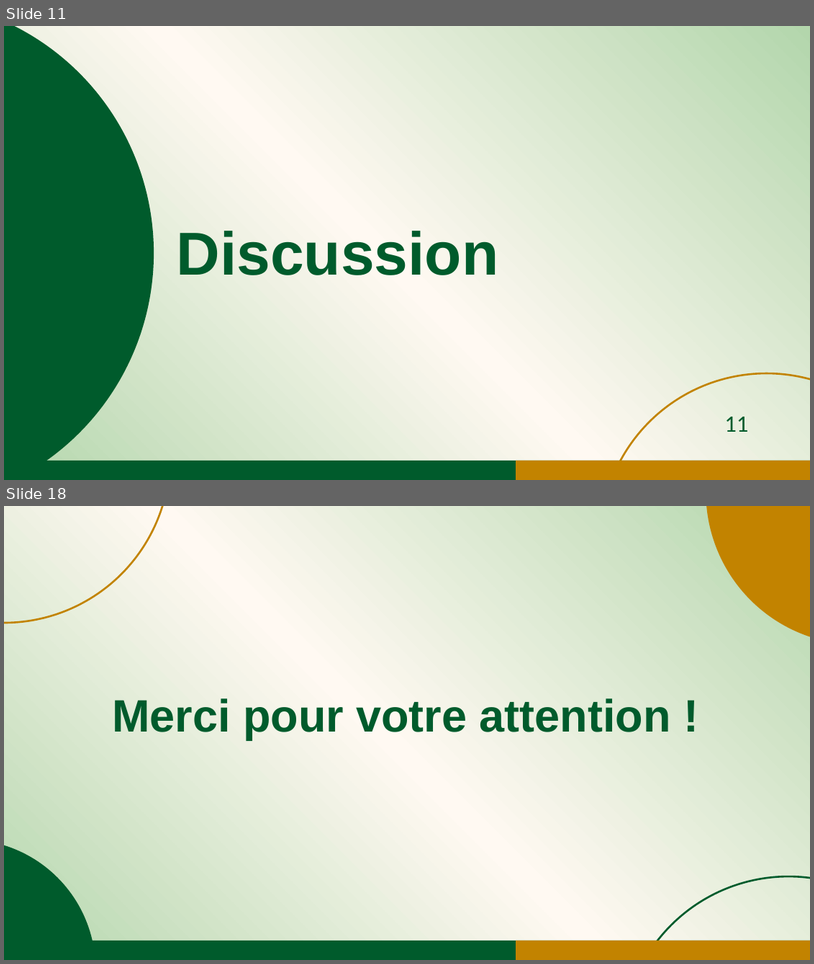
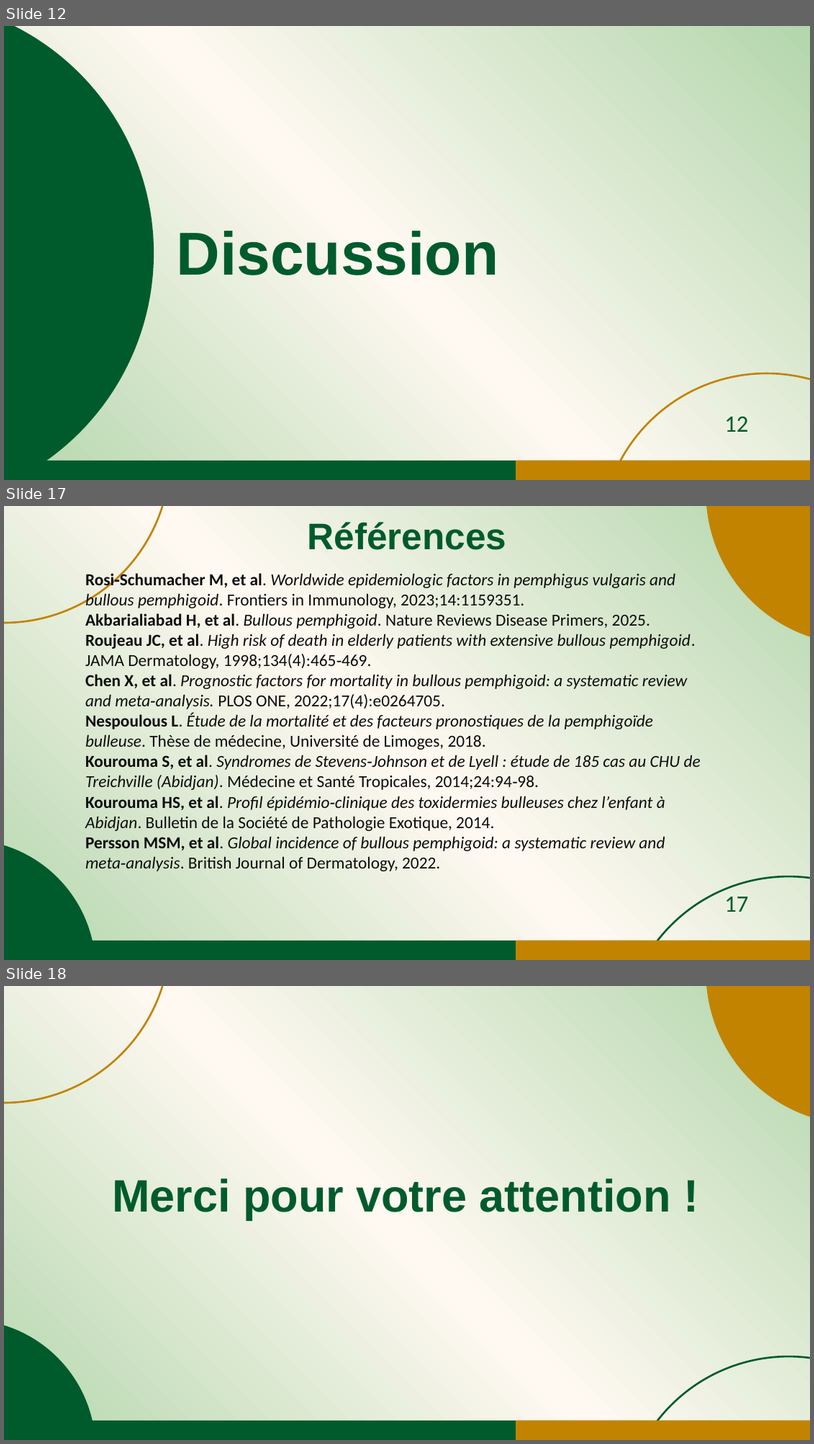
Before and after one commit to jicorporate/GFMP, a slide deck: Communication Orale_JDA1_sujets agés_30mai.pptx. Shown one above the other, each under a label of ours: slides 11 and 18 before the commit, slides 12, 17 and 18 after it; the slides between them are not shown. The pictures are 814x964 and 814x1444 pixels, drawn with LibreOffice and Linux fonts; fonts in the diff are those of the drawing. Boxes give left, top, right and bottom in pixels: in the first picture for what was removed or moved away, otherwise in the second. Text is boxed around its words. In the diff, an @@ line names an element or a change of style, - is before the commit and + after.

```diff
--- a/Communication Orale_JDA1_sujets agés_30mai.pptx
+++ b/Communication Orale_JDA1_sujets agés_30mai.pptx
@@ slide 17 added at bbox=[4, 506, 810, 960], background gradient #B3D6AC to #FFF9F2 @@
@@ ellipse added at bbox=[4, 506, 170, 623], outline #C28300 2.25 pt @@
@@ text added at bbox=[307, 522, 507, 550], 44 pt, text #005B2C, bold @@
+Références
@@ ellipse added at bbox=[706, 506, 810, 644], fill #C28300 @@
@@ subtitle added at bbox=[85, 572, 701, 871], 20 pt, text #0D0D0D, italic @@
+Rosi‑Schumacher M, et al. Worldwide epidemiologic factors in pemphigus vulgaris and bullous pemphigoid. Frontiers in Immunology, 2023;14:1159351.
+Akbarialiabad H, et al. Bullous pemphigoid. Nature Reviews Disease Primers, 2025.
+Roujeau JC, et al. High risk of death in elderly patients with extensive bullous pemphigoid. JAMA Dermatology, 1998;134(4):465‑469.
+Chen X, et al. Prognostic factors for mortality in bullous pemphigoid: a systematic review and meta‑analysis. PLOS ONE, 2022;17(4):e0264705.
+Nespoulous L. Étude de la mortalité et des facteurs pronostiques de la pemphigoïde bulleuse. Thèse de médecine, Université de Limoges, 2018.
+Kourouma S, et al. Syndromes de Stevens‑Johnson et de Lyell : étude de 185 cas au CHU de Treichville (Abidjan). Médecine et Santé Tropicales, 2014;24:94‑98.
+Kourouma HS, et al. Profil épidémio‑clinique des toxidermies bulleuses chez l’enfant à Abidjan. Bulletin de la Société de Pathologie Exotique, 2014.
+Persson MSM, et al. Global incidence of bullous pemphigoid: a systematic review and meta‑analysis. British Journal of Dermatology, 2022.
@@ ellipse added at bbox=[4, 839, 95, 960], fill #005B2C @@
@@ ellipse added at bbox=[623, 876, 810, 960], outline #005B2C 2.25 pt @@
@@ page number added at bbox=[725, 896, 748, 911], 28 pt, text #005B2C @@
+17
@@ rectangle added at bbox=[4, 940, 810, 960], fill #005B2C @@
@@ rectangle added at bbox=[517, 940, 810, 960], fill #C28300 @@
@@ what was slide 11 is now slide 12 @@
@@ page number at bbox=[725, 416, 748, 431]: text changed @@
-11
+12
```
Also in this commit, not shown: 3 slides changed, 4 other slides added, 5 slides removed.
